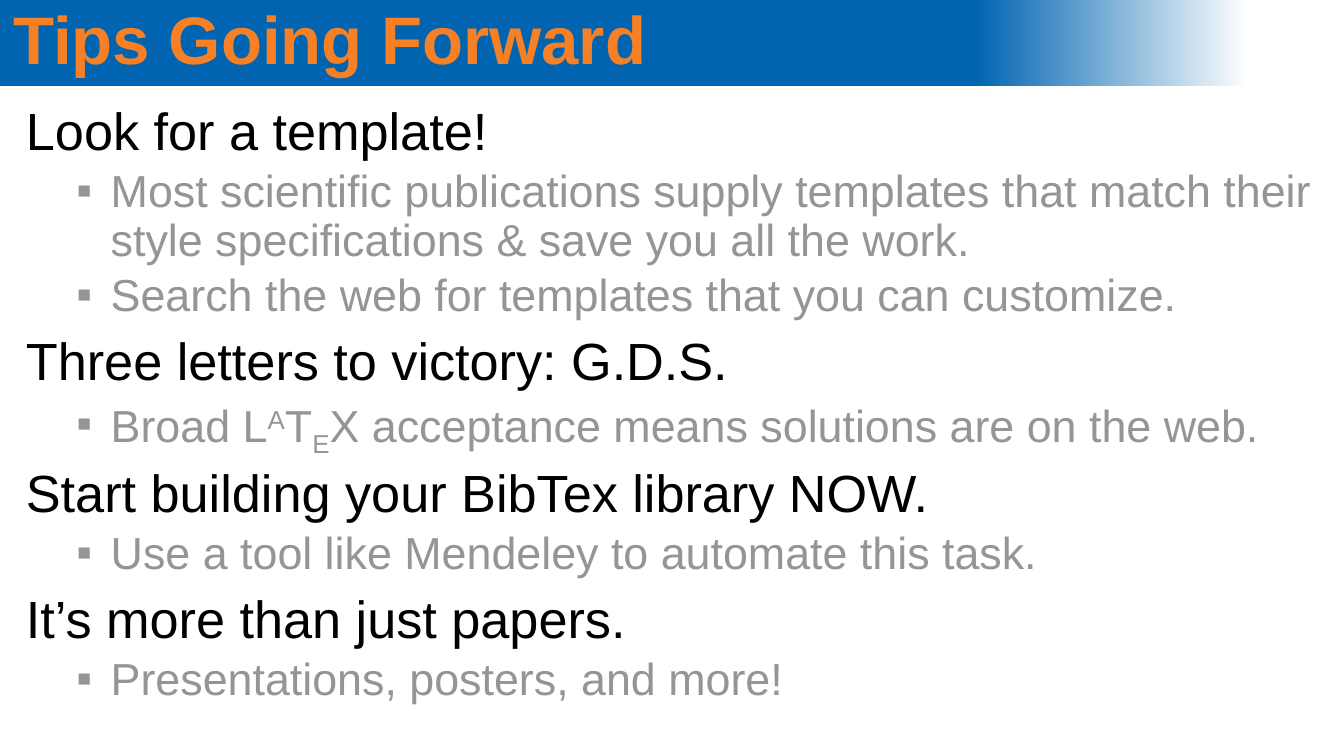
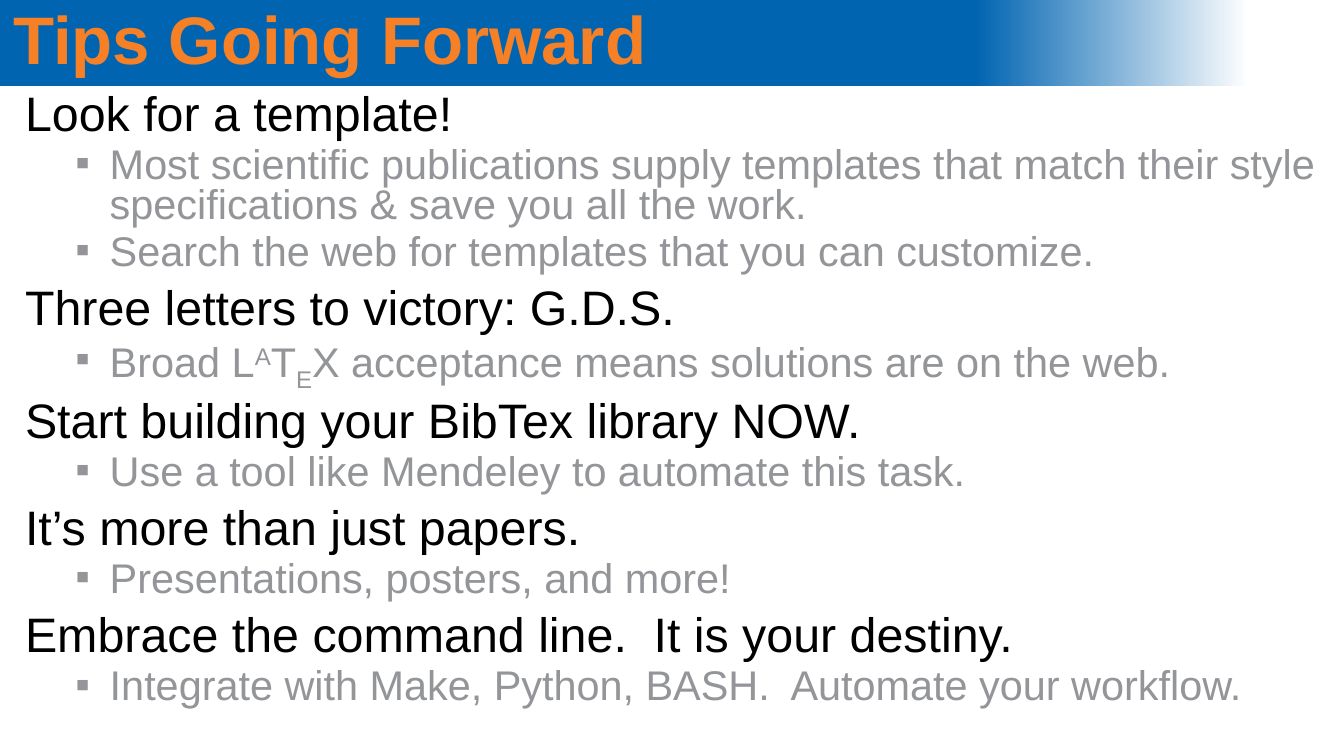
Before and after one commit to spacecataz/sciprog_teaching, a slide deck: slide 10 of LaTeX/latex_intro.pptx (slide 9 before the commit). Drawn at 1344x756 pixels with LibreOffice and Linux fonts; fonts in the diff are those of the drawing; background and template pictures are left out. Boxes give left, top, right and bottom in pixels: in the first picture for what was removed or moved away, otherwise in the second. Text is boxed around its words. In the diff, an @@ line names an element or a change of style, - is before the commit and + after.

```diff
--- a/LaTeX/latex_intro.pptx
+++ b/LaTeX/latex_intro.pptx
@@ text "Look for a template!": place and size @@
-text "Look for a template!" at (26,112,1310,704)
+text "Look for a template!" at (25,96,1315,708)
@@ text at (25,96,1315,601): size 28 to 25.9 pt in "Look for a template!", "Three letters to victory: G.D.S.", "Start building your BibTex library NOW.", "It’s more than just papers."; size 24 to 22.2 pt in "Most scientific publications supply templates that match ...", "Search the web for templates that you ...", "Broad LATEX acceptance means solutions are on ...", "Use a tool like Mendeley to automate ..." and 1 more places; line spacing 0.9 to 0.8 @@
@@ text at (25,617,1241,708): paragraphs added @@
+Embrace the command line. It is your destiny.
+  ▪ Integrate with Make, Python, BASH. Automate your workflow.
```
Also in this commit, not shown: 6 other slides changed, 1 slide added.
